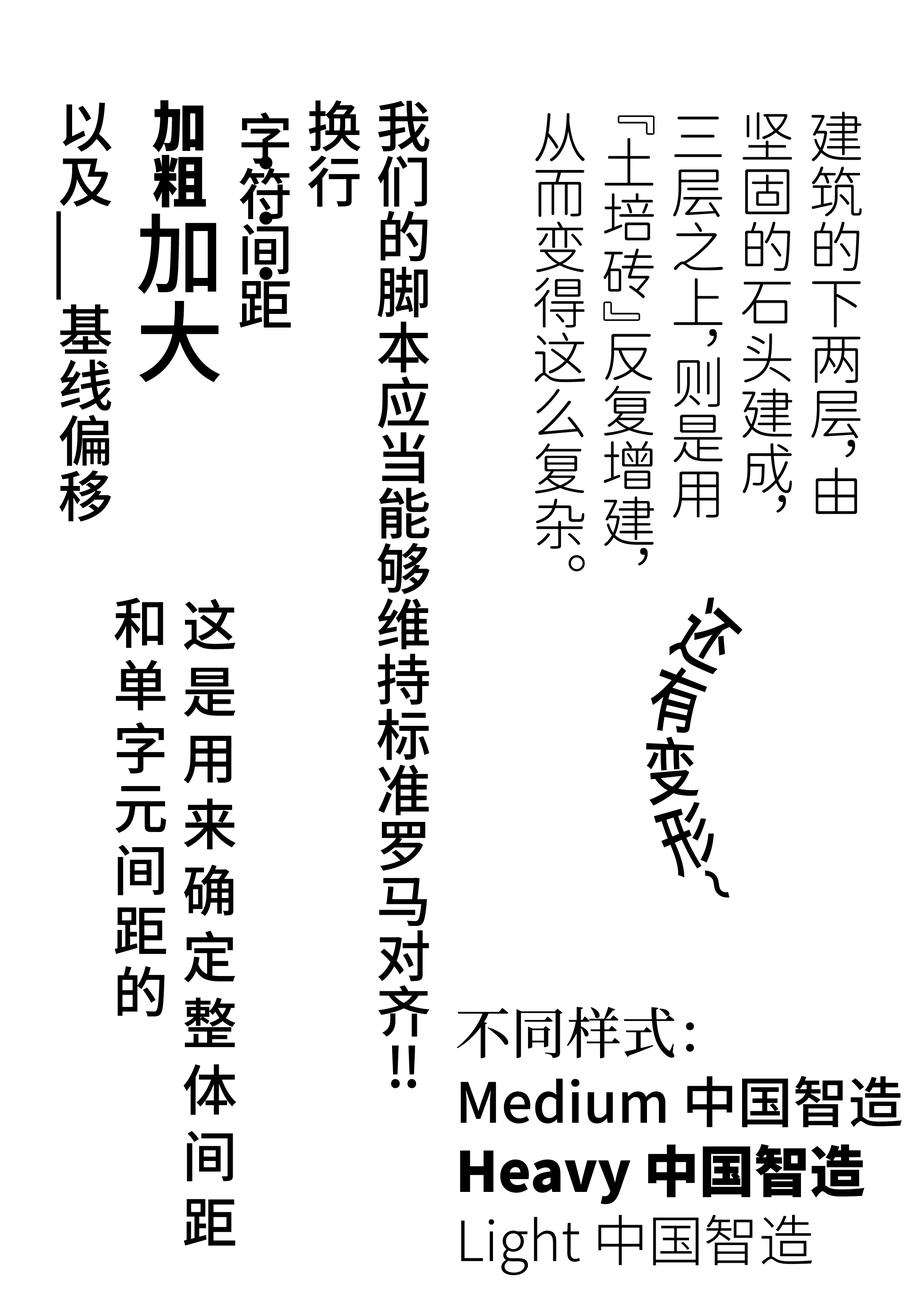
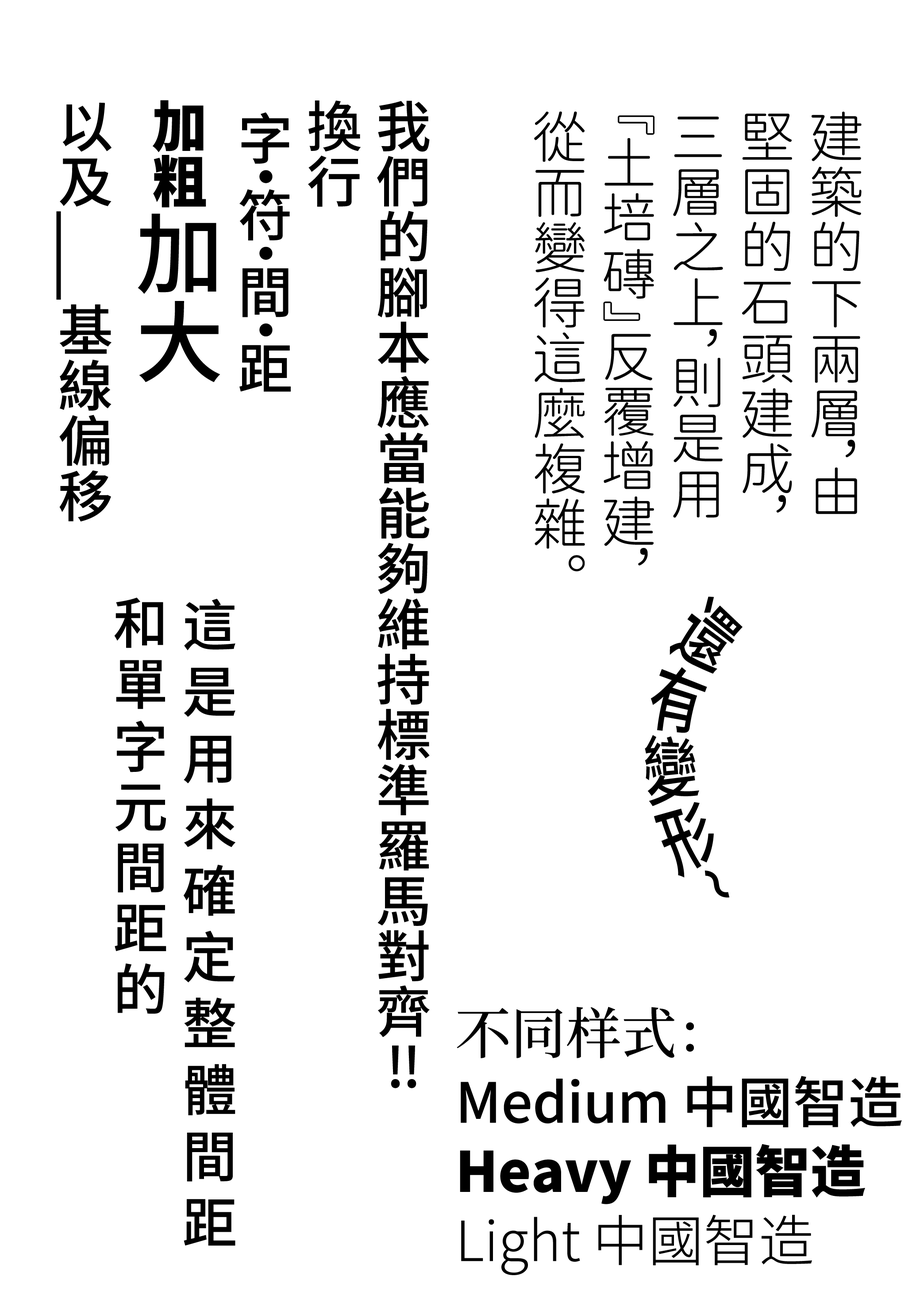
The second 920 x 1307 image is a revision of the first. Changes to its layers:
renamed "还有变形~" to "還有變形~", painted on it over [645, 596, 743, 807]
renamed "这是用来确定整体间距 和单字元间距的" to "這是用來確定整體間距 和單字元間距的", painted on it over [114, 598, 237, 1183]
renamed "不同样式： Medium 中国智造 Heavy 中国智造 Light 中国智造" to "不同样式： Medium 中國智造 Heavy 中國智造 Light 中國智造", painted on it over [533, 1078, 866, 1266]
renamed "我们的脚本应当能够维持标准罗马对齐!! 换行 字·符·间·距 加粗加大 以及——基线偏移" to "我們的腳本應當能夠維持標準羅馬對齊!! 換行 字·符·間·距 加粗加大 以及——基線偏移", painted on it over [59, 100, 430, 1089]
renamed "建筑的下两层，由 坚固的石头建成， 三层之上，则是用 『土培砖』反复增建， 从而变得这么复杂。" to "建築的下兩層，由 堅固的石頭建成， 三層之上，則是用 『土培磚』反覆增建， 從而變得這麼複雜。", painted on it over [534, 111, 862, 549]
